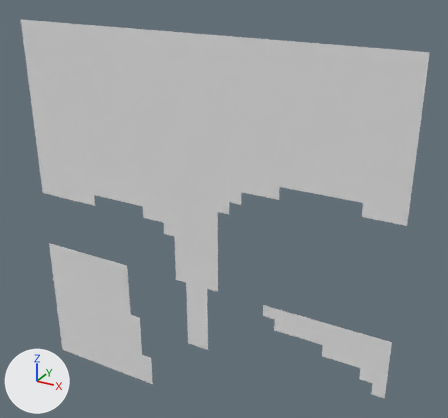
The OBJ model Assets/Meshes/Test of Teamwork/ToT01 Chunk 0 1.obj as it was, and as the next commit left it.
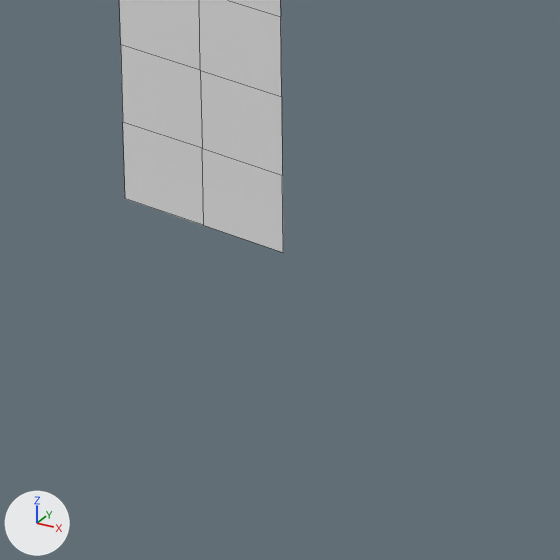
Each version appears first whole from a 50 mm lens placed at (7.14, -37.43, 38.08), pointed at (-14.54, 1.99, 18.37), and next in a close-up on the part from 38% to 54% of the width and 76% to 93% of the height. Lighting does not change. The marker at lower left points along +X, +Y and +Z. The close-ups show mesh edges as thin lines. Where no turn or scale is listed for an object, it has been applied to the vertices.

The first close-up shows '01_Chunk_0_1_Chunk_0_1'.
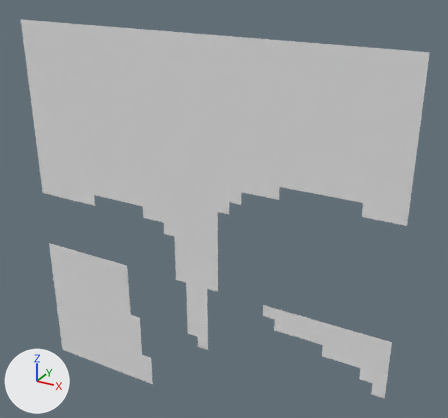
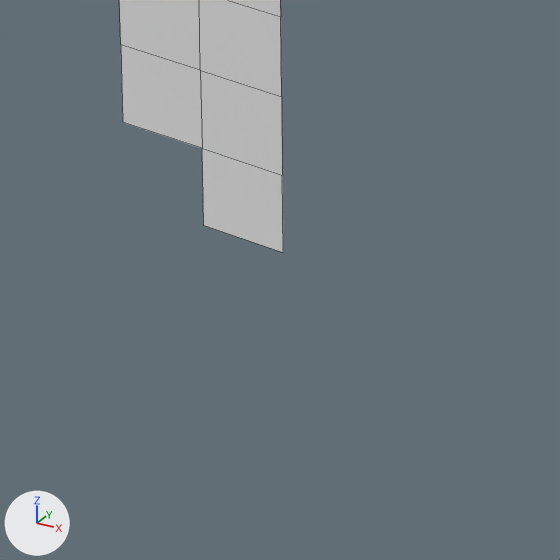
Location of each change, [x1, y1, x2, y2] in pixels of the close-ups (560 x 560 px):
part 1 of me_01_chunk_0_1_chunk_0_1, deleted: before [123, 122, 204, 225]

Edits to the bpy script that builds the scene:
```text
Change me_01_chunk_0_1_chunk_0_1:
    where me_01_chunk_0_1_chunk_0_1.from_pydata(...)  # 695 vertices, 594 faces; spans x -32.0..0.0, y 0.0, z 0.0..32.0
    used by ob_01_chunk_0_1_chunk_0_1; location = (0.0, 0.0, 0.0)
    verts and faces of me_01_chunk_0_1_chunk_0_1; kept vertices keep their numbers, new ones are numbered from 695
    before: 67 (-16.0, 0.0, 6.0) at pixel (203, 225), 198 (-16.0, 0.0, 7.0) at pixel (202, 148), 409 (-17.0, 0.0, 6.0) at pixel (125, 198), 607 (-17.0, 0.0, 7.0) at pixel (122, 122)
    me_01_chunk_0_1_chunk_0_1 part 1
    add delete_vertices([409])  # with the faces that use them
```
